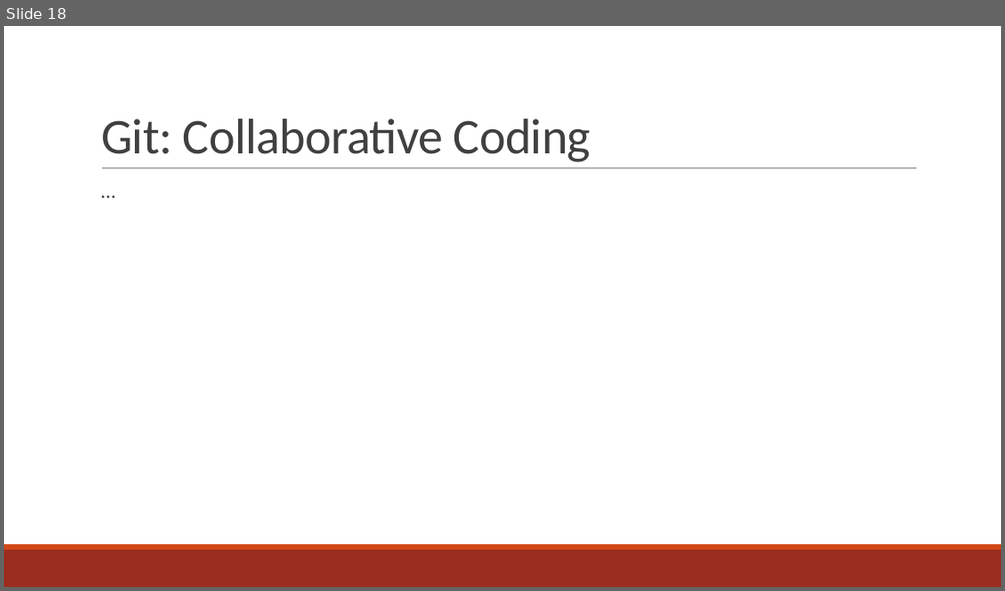
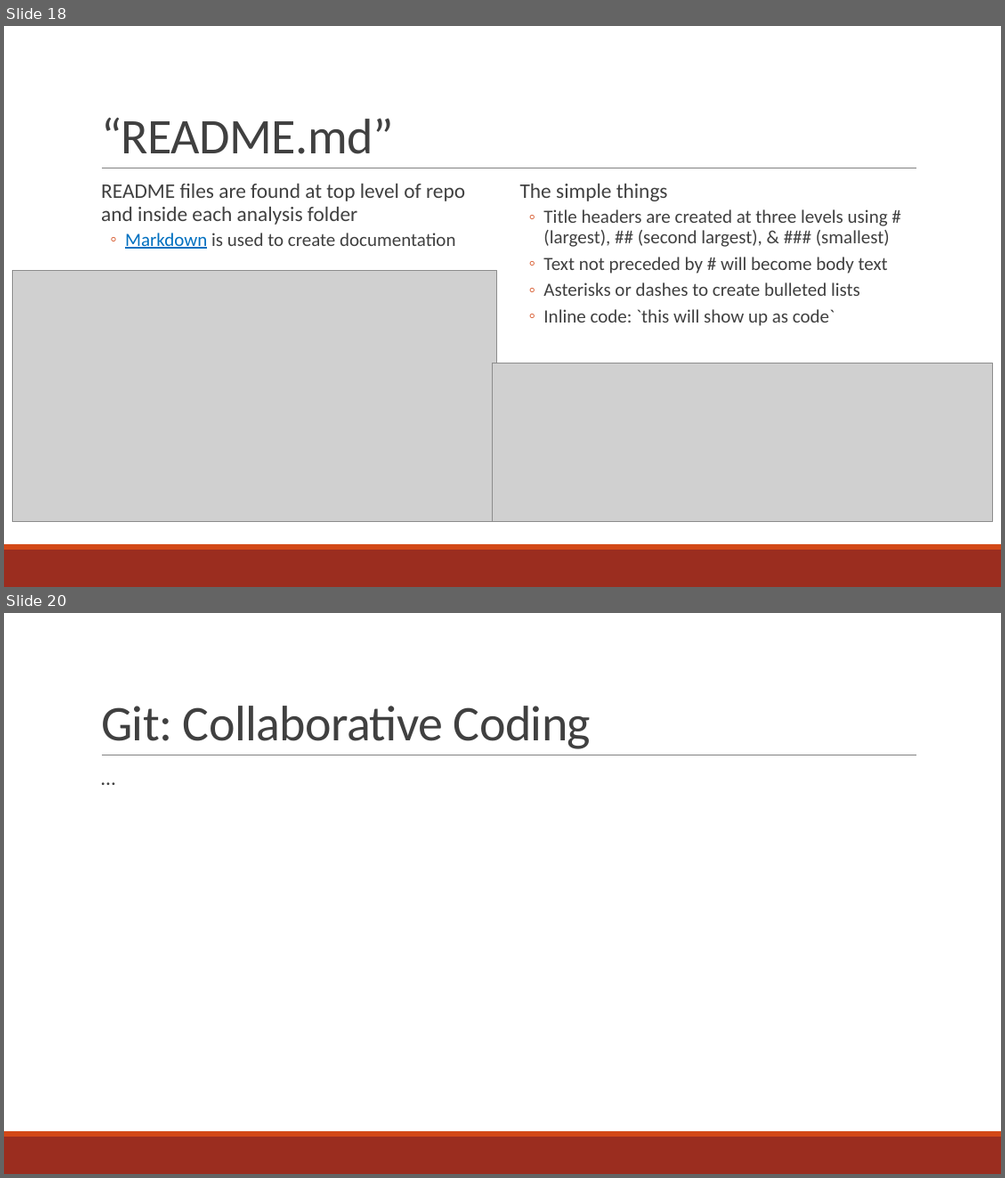
Before and after one commit to curtispmartin/Education, a slide deck: Working/2_VersionControl/2_VersionControl.pptx. Shown one above the other, each under a label of ours: slide 18 before the commit, slides 18 and 20 after it; the slides between them are not shown. The pictures are 1005x591 and 1005x1178 pixels, drawn with LibreOffice and Linux fonts; fonts in the diff are those of the drawing; grey boxes stand for pictures. Boxes give left, top, right and bottom in pixels: in the first picture for what was removed or moved away, otherwise in the second. Text is boxed around its words. In the diff, an @@ line names an element or a change of style, - is before the commit and + after.

```diff
--- a/Working/2_VersionControl/2_VersionControl.pptx
+++ b/Working/2_VersionControl/2_VersionControl.pptx
@@ slide 18 added at <box>4,26,1001,587</box>, background #FFFFFF; not listed: 3 template elements that a slide beside it also shows @@
@@ title added at <box>101,118,393,154</box>, 48 pt, text #404040 @@
+“README.md”
@@ text added at <box>101,184,465,248</box>, 20 pt, text #404040 @@
+  README files are found at top level of repo and inside each analysis folder
+  ◦ Markdown is used to create documentation
@@ text added at <box>520,184,890,326</box>, 18 pt, text #404040 @@
+  The simple things
+  ◦ Title headers are created at three levels using # (largest), ## (second largest), & ### (smallest)
+  ◦ Text not preceded by # will become body text
+  ◦ Asterisks or dashes to create bulleted lists
+  ◦ Inline code: `this will show up as code`
@@ picture added at <box>12,270,497,521</box> @@
@@ picture added at <box>493,362,993,521</box> @@
@@ what was slide 18 is now slide 20 @@
```
Also in this commit, not shown: 1 slide changed, 4 other slides added, 1 slide removed, 1 other file.
